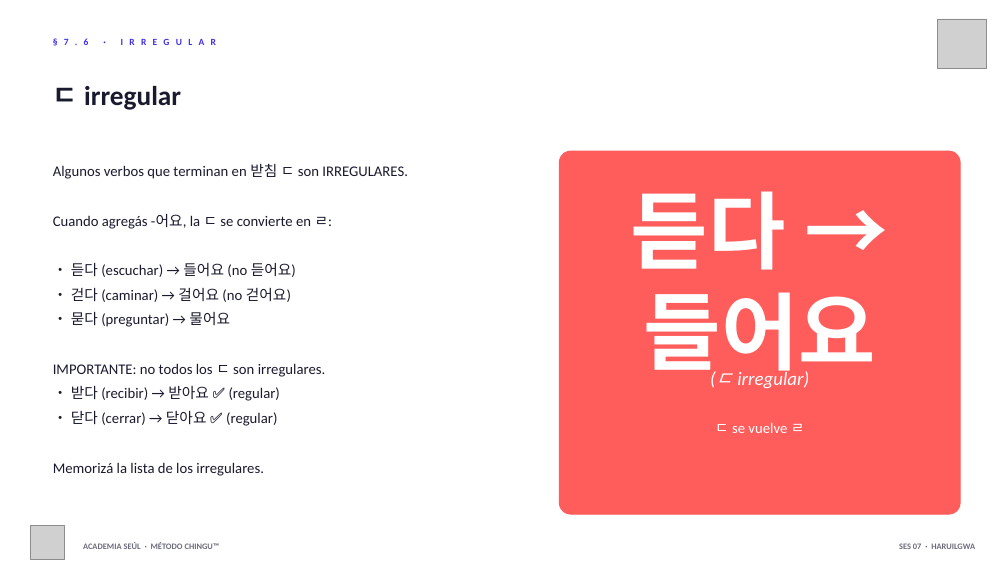
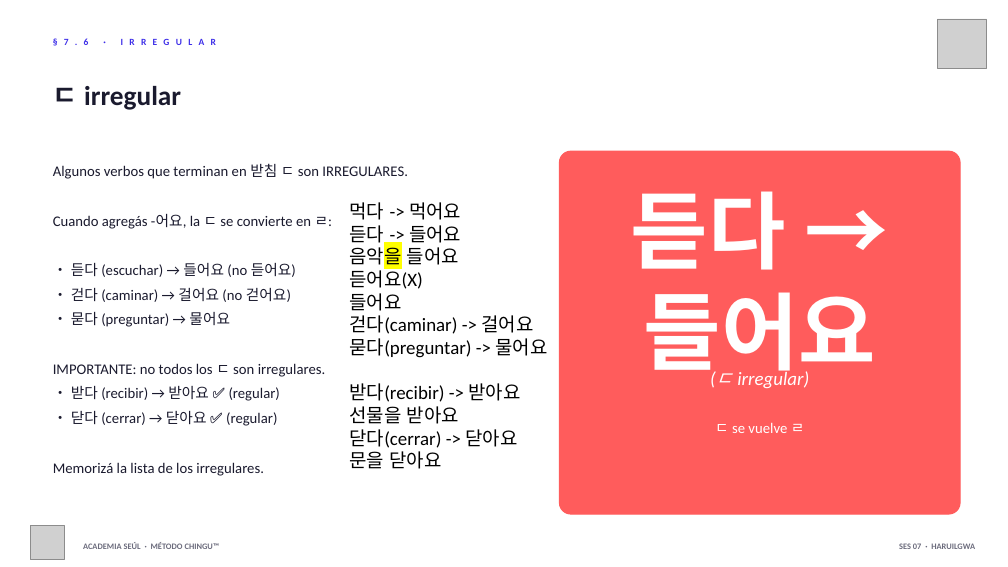
Before and after one commit to academiaseul/ACADEMIASEULWEB, a slide deck: slide 18 of A1_Nivel_1/07_Rutina_Diaria/Sesion_07_Rutina_Diaria_v2.pptx. Drawn at 1008x567 pixels with LibreOffice and Linux fonts; fonts in the diff are those of the drawing; grey boxes stand for pictures. Boxes give left, top, right and bottom in pixels: in the first picture for what was removed or moved away, otherwise in the second. Text is boxed around its words. In the diff, an @@ line names an element or a change of style, - is before the commit and + after.

```diff
--- a/A1_Nivel_1/07_Rutina_Diaria/Sesion_07_Rutina_Diaria_v2.pptx
+++ b/A1_Nivel_1/07_Rutina_Diaria/Sesion_07_Rutina_Diaria_v2.pptx
@@ text added at (350,202,547,469), 18 pt, text #000000 @@
+먹다 -> 먹어요
+듣다 -> 들어요
+음악을 들어요
+듣어요(X)
+들어요
+걷다(caminar) -> 걸어요
+묻다(preguntar) -> 물어요
+받다(recibir) -> 받아요
+선물을 받아요
+닫다(cerrar) -> 닫아요
+문을 닫아요
```
Also in this commit, not shown: 1 other slide changed, 11 slides added, 9 slides removed, 41 other files.
